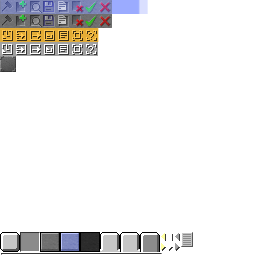
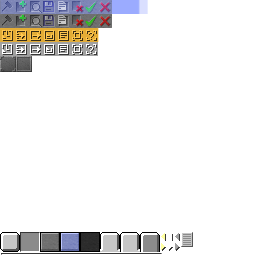
Layer changes from the first 256×256 image to the second:
added group "label" with 2 layers above "widget" over [16, 56, 32, 72]
added layer "fluid" in group "label" over [16, 56, 32, 72]
